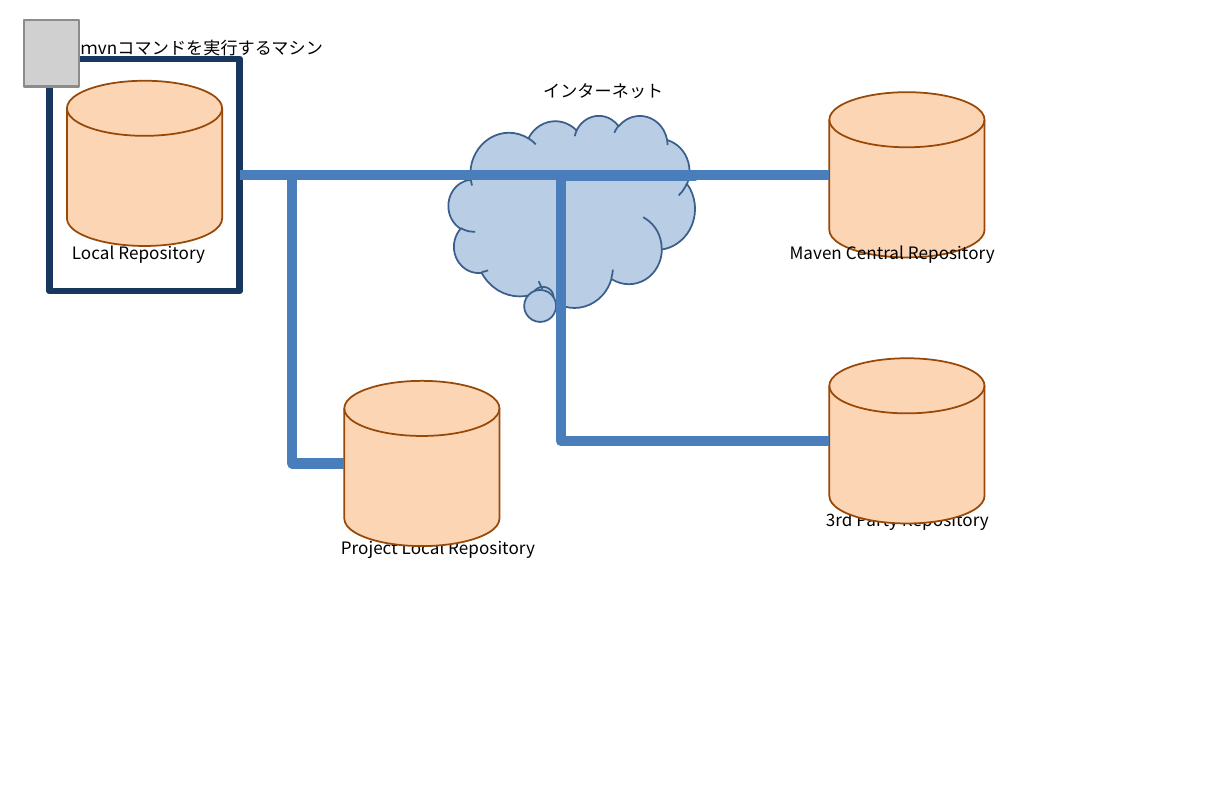
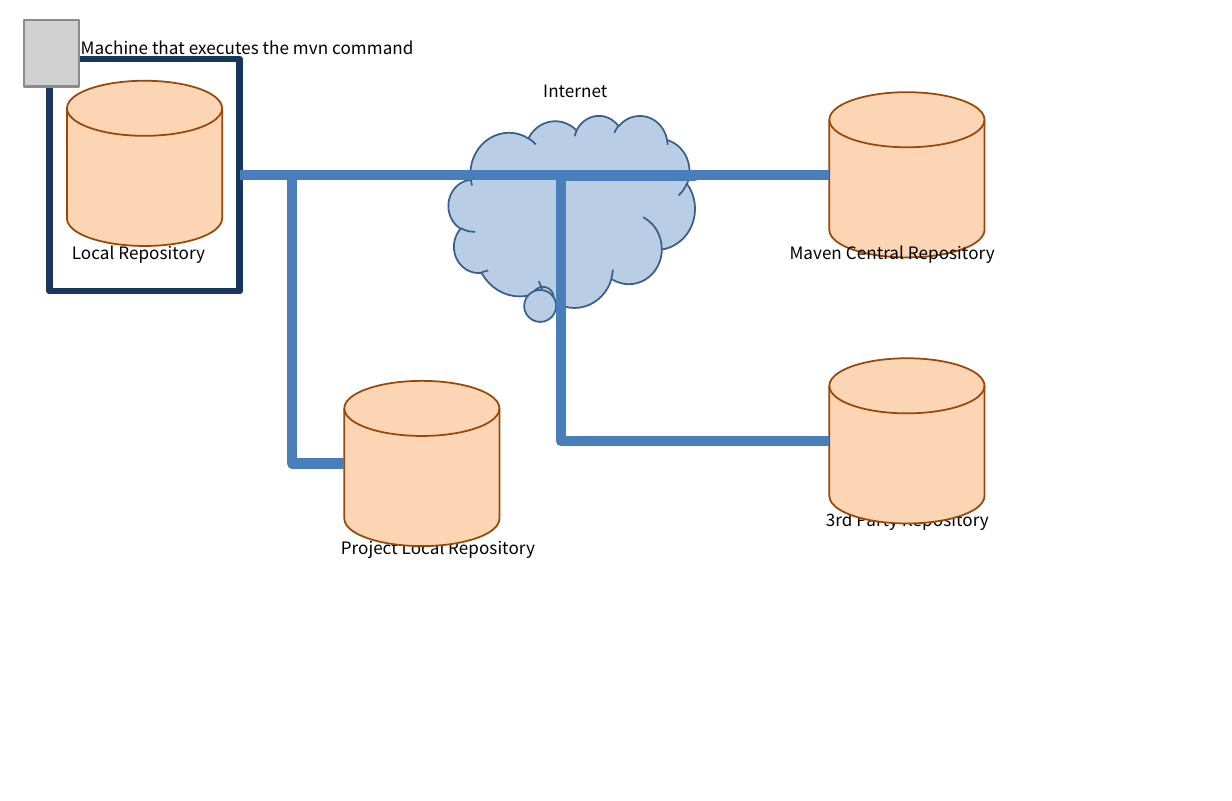
Before and after one commit to nablarch/nablarch-document, a slide deck: slide 1 of en/application_framework/application_framework/blank_project/_images.pptx. Drawn at 1232x801 pixels with LibreOffice and Linux fonts; fonts in the diff are those of the drawing; grey boxes stand for pictures. Boxes give left, top, right and bottom in pixels: in the first picture for what was removed or moved away, otherwise in the second. Text is boxed around its words. In the diff, an @@ line names an element or a change of style, - is before the commit and + after.

```diff
--- a/en/application_framework/application_framework/blank_project/_images.pptx
+++ b/en/application_framework/application_framework/blank_project/_images.pptx
@@ text at <box>81,40,413,59</box>: text changed @@
-ｍvnコマンドを実行するマシン
+Machine that executes the mvn command
@@ text at <box>543,84,607,97</box>: text changed @@
-インターネット
+Internet
```
Also in this commit, not shown: 2 other files.
